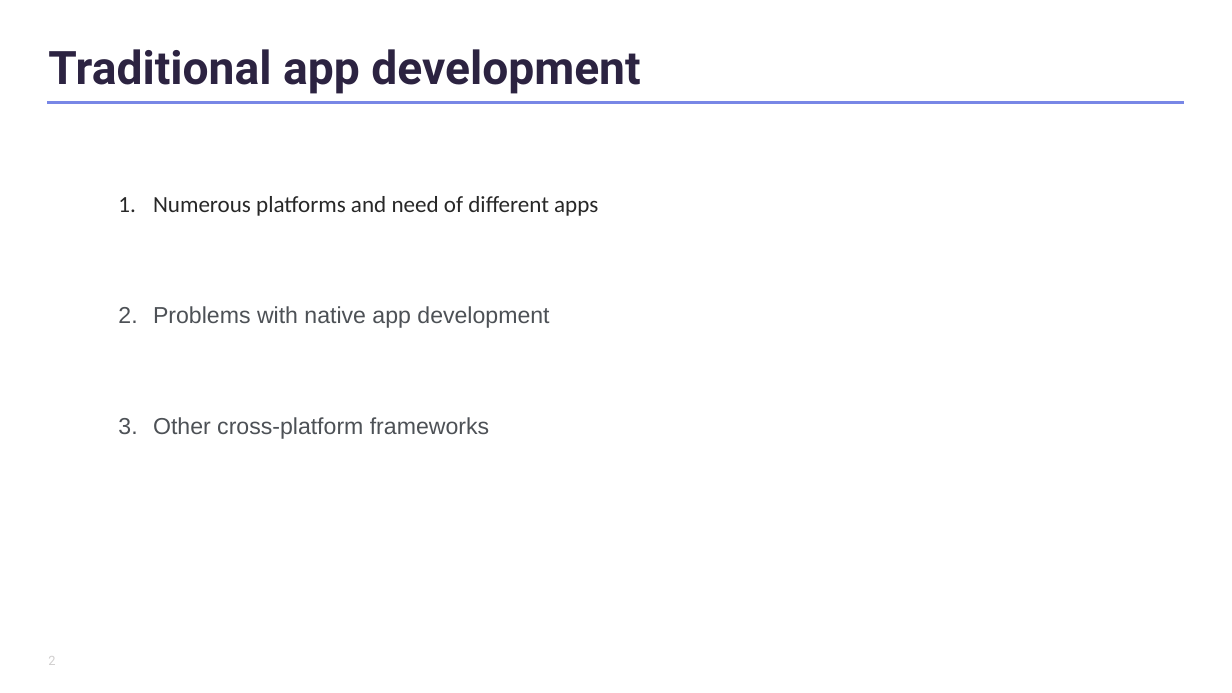
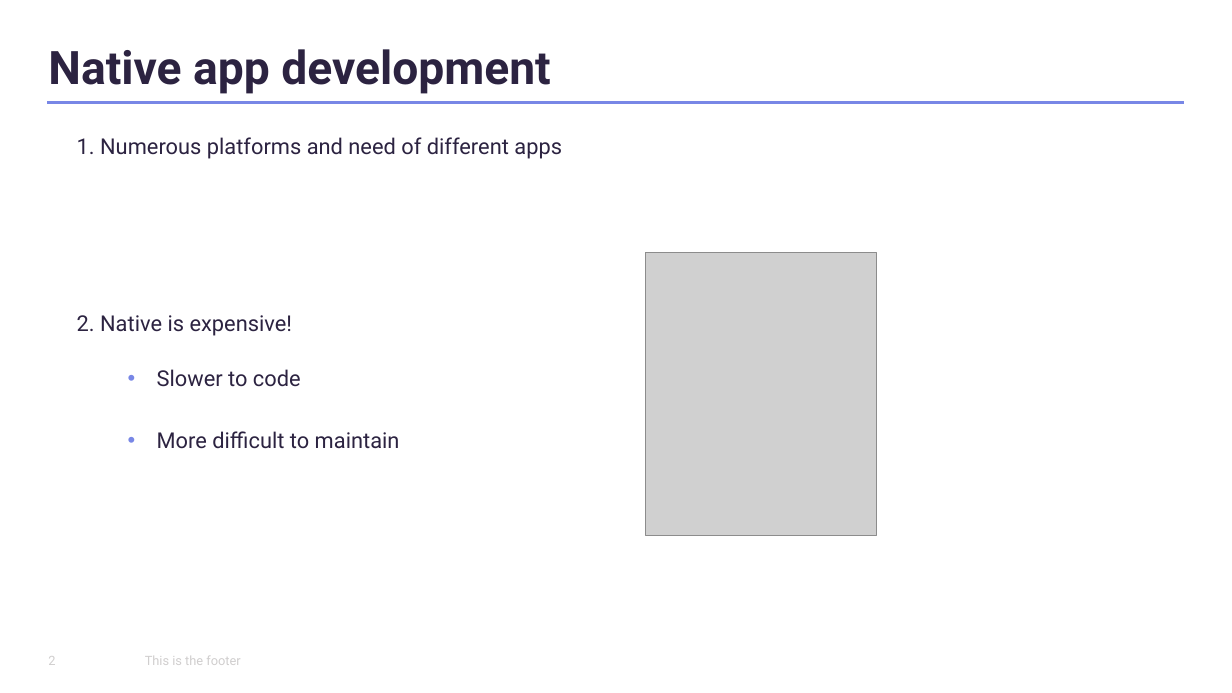
Before and after one commit to Jorixbg/FlutterSec, a slide deck: slide 2 of Presentation/flutter.pptx. Drawn at 1232x693 pixels with LibreOffice and Linux fonts; fonts in the diff are those of the drawing; grey boxes stand for pictures; background and template pictures are left out. Boxes give left, top, right and bottom in pixels: in the first picture for what was removed or moved away, otherwise in the second. Text is boxed around its words. In the diff, an @@ line names an element or a change of style, - is before the commit and + after.

```diff
--- a/Presentation/flutter.pptx
+++ b/Presentation/flutter.pptx
@@ title at <box>48,49,550,94</box>: text changed @@
-Traditional app development
+Native app development
@@ text at <box>77,137,562,159</box>: text changed; size 18 to 17 pt; font Arial to Roboto; text colour #4D5156 to #2C2341 @@
-1. Numerous platforms and need of different apps
-2. Problems with native app development
-3. Other cross-platform frameworks
+1. Numerous platforms and need of different apps
@@ picture added at <box>646,252,877,535</box> @@
@@ text added at <box>77,315,293,336</box>, 17 pt, text #2C2341 @@
+2. Native is expensive!
@@ text added at <box>157,369,400,449</box>, 17 pt, text #2C2341 @@
+• Slower to code
+• More difficult to maintain
@@ text added at <box>145,656,240,665</box>, 10 pt, text #D0CECE @@
+This is the footer
```
Also in this commit, not shown: 1 slide added, 3 other files.
